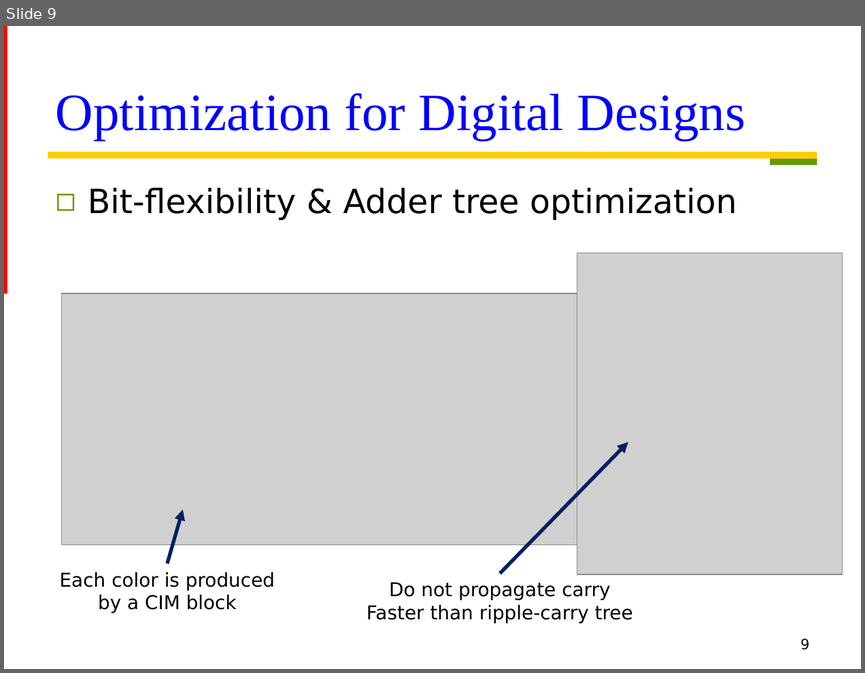
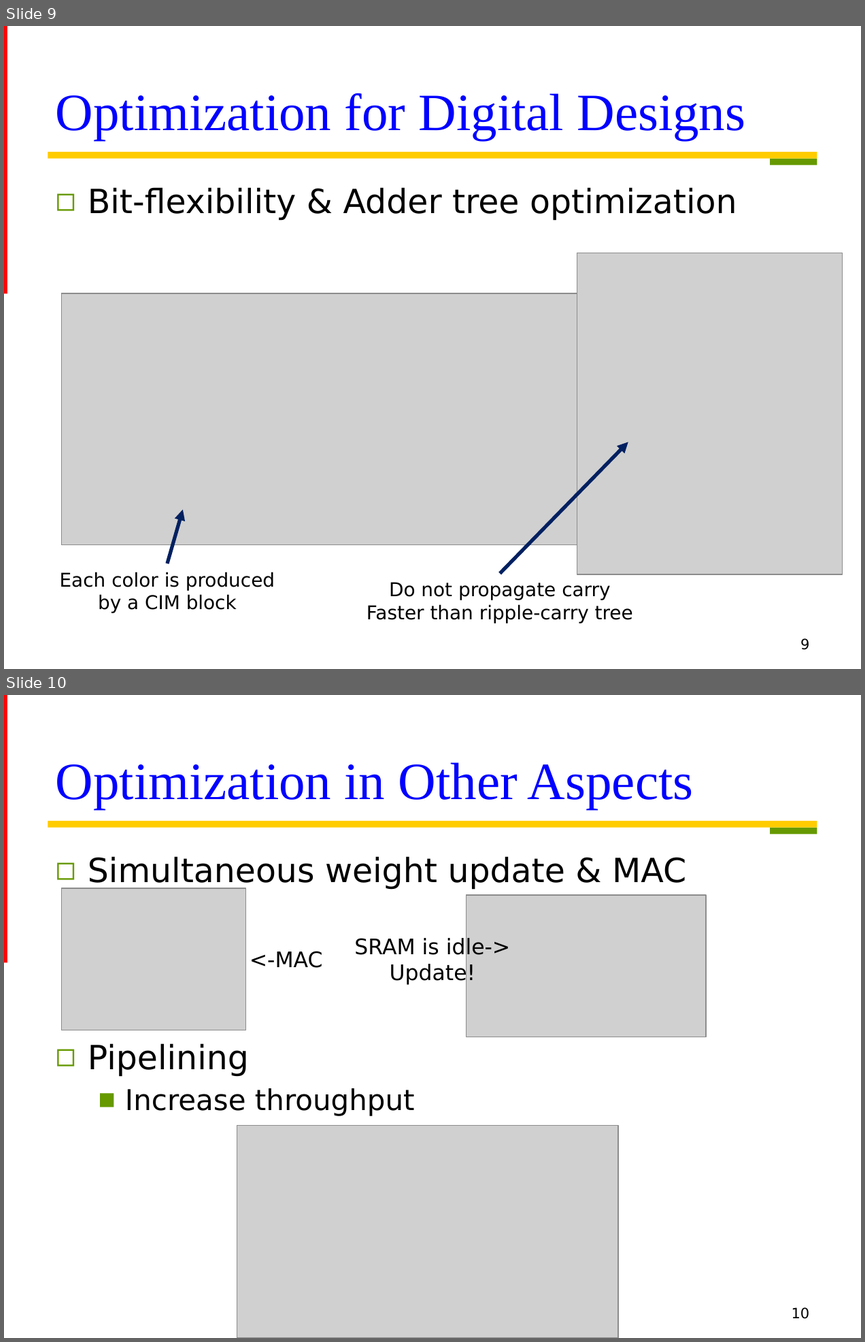
Before and after one commit to Oniontow/TTLiu_Project, a slide deck: papers/new stone.pptx. Shown one above the other, each under a label of ours: slide 9 before the commit, slides 9 and 10 after it. The pictures are 865x673 and 865x1342 pixels, drawn with LibreOffice and Linux fonts; fonts in the diff are those of the drawing; grey boxes stand for pictures. Boxes give left, top, right and bottom in pixels: in the first picture for what was removed or moved away, otherwise in the second. Text is boxed around its words. In the diff, an @@ line names an element or a change of style, - is before the commit and + after.

```diff
--- a/papers/new stone.pptx
+++ b/papers/new stone.pptx
@@ slide 10 added at [4, 695, 861, 1338], background #FFFFFF; not listed: 3 template elements that a slide beside it also shows @@
@@ title added at [56, 762, 694, 809], 44 pt, text #0000FF @@
+Optimization in Other Aspects
@@ text added at [88, 856, 686, 1116], 28 pt, text #000000 @@
+◻ Simultaneous weight update & MAC
+◻ Pipelining
+  ■ Increase throughput
@@ picture added at [61, 888, 245, 1029] @@
@@ picture added at [466, 895, 706, 1036] @@
@@ text added at [354, 936, 511, 985], 18 pt, text #000000 @@
+SRAM is idle->
+Update!
@@ text added at [249, 951, 323, 968], 18 pt, text #000000 @@
+<-MAC
@@ picture added at [237, 1125, 618, 1338] @@
@@ page number added at [791, 1307, 810, 1319], 12 pt, text #000000 @@
+10
```
Also in this commit, not shown: 2 slides changed.
